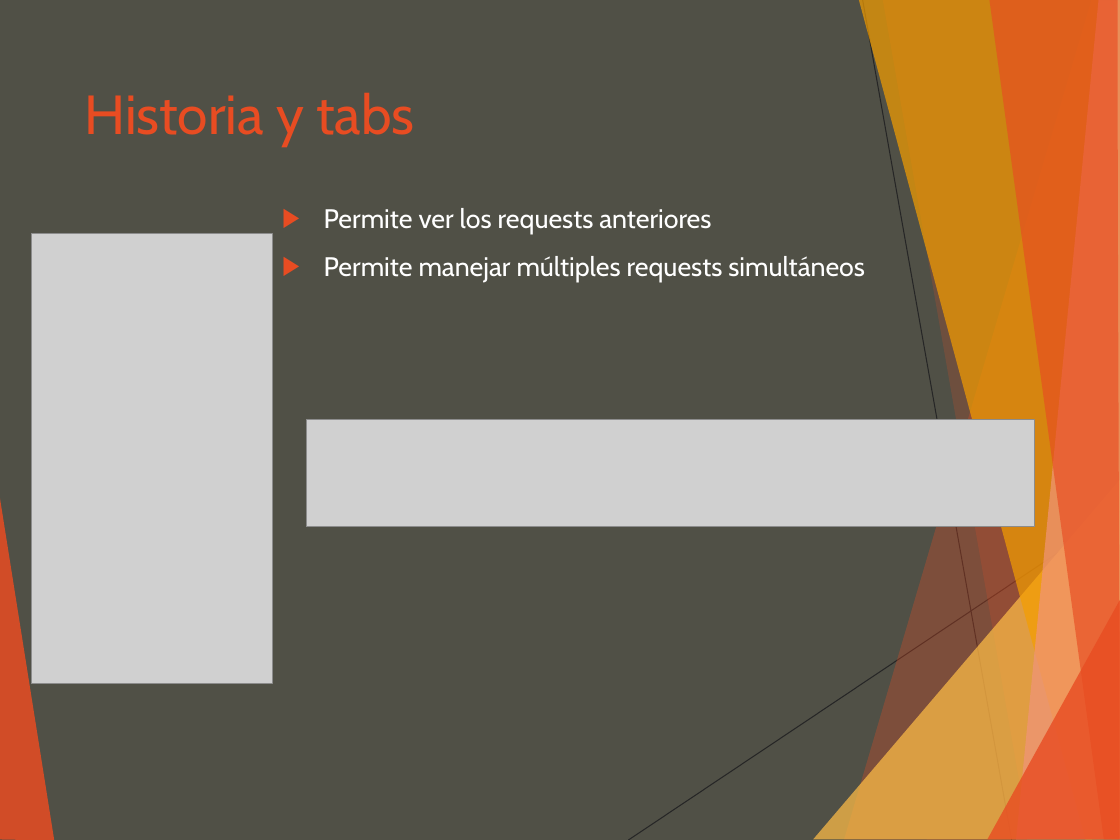
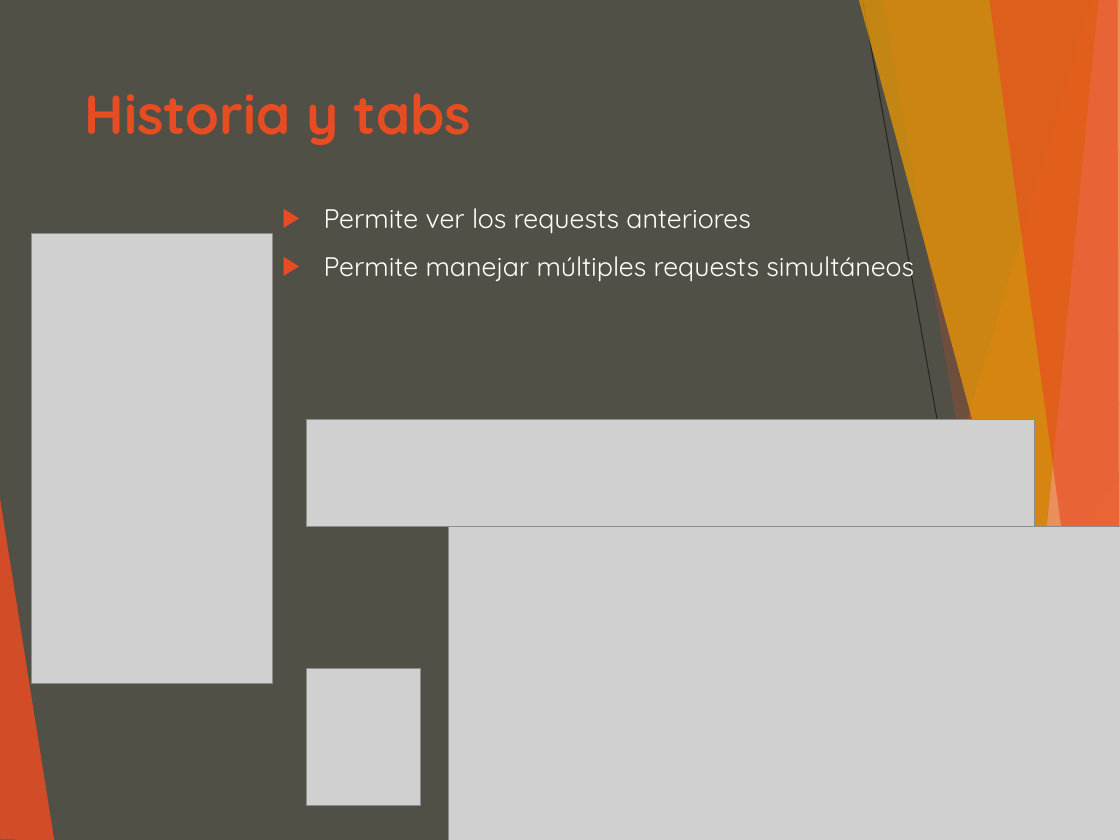
Before and after one commit to luisgepeto/PostmanCourse, a slide deck: slide 6 of Presentacion.ppt. Drawn at 1120x840 pixels with LibreOffice and Linux fonts; fonts in the diff are those of the drawing; grey boxes stand for pictures. Boxes give left, top, right and bottom in pixels: in the first picture for what was removed or moved away, otherwise in the second. Text is boxed around its words. In the diff, an @@ line names an element or a change of style, - is before the commit and + after.

```diff
--- a/Presentacion.ppt
+++ b/Presentacion.ppt
@@ text "Historia y tabs" at <box>85,93,472,145</box>: font Cabin to Quicksand, bold on @@
@@ text "Permite ver los requests anteriores" at <box>324,208,914,282</box>: font Cabin to Quicksand @@
@@ picture added at <box>448,527,1120,840</box> @@
@@ freeform shape removed at <box>988,600,1120,839</box> @@
@@ picture added at <box>307,669,421,806</box> @@
```
Also in this commit, not shown: 27 other slides changed, 4 other files.
